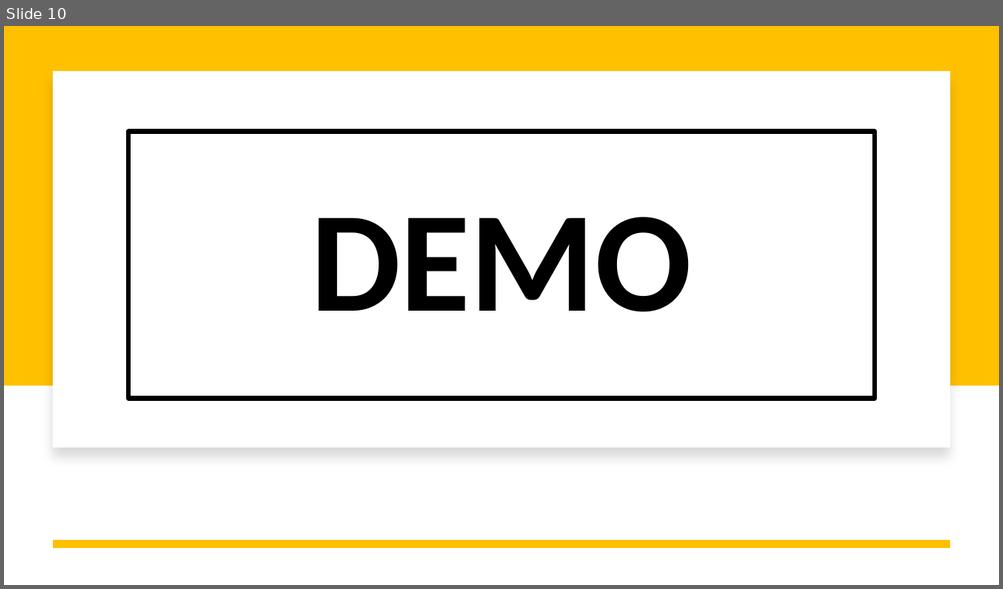
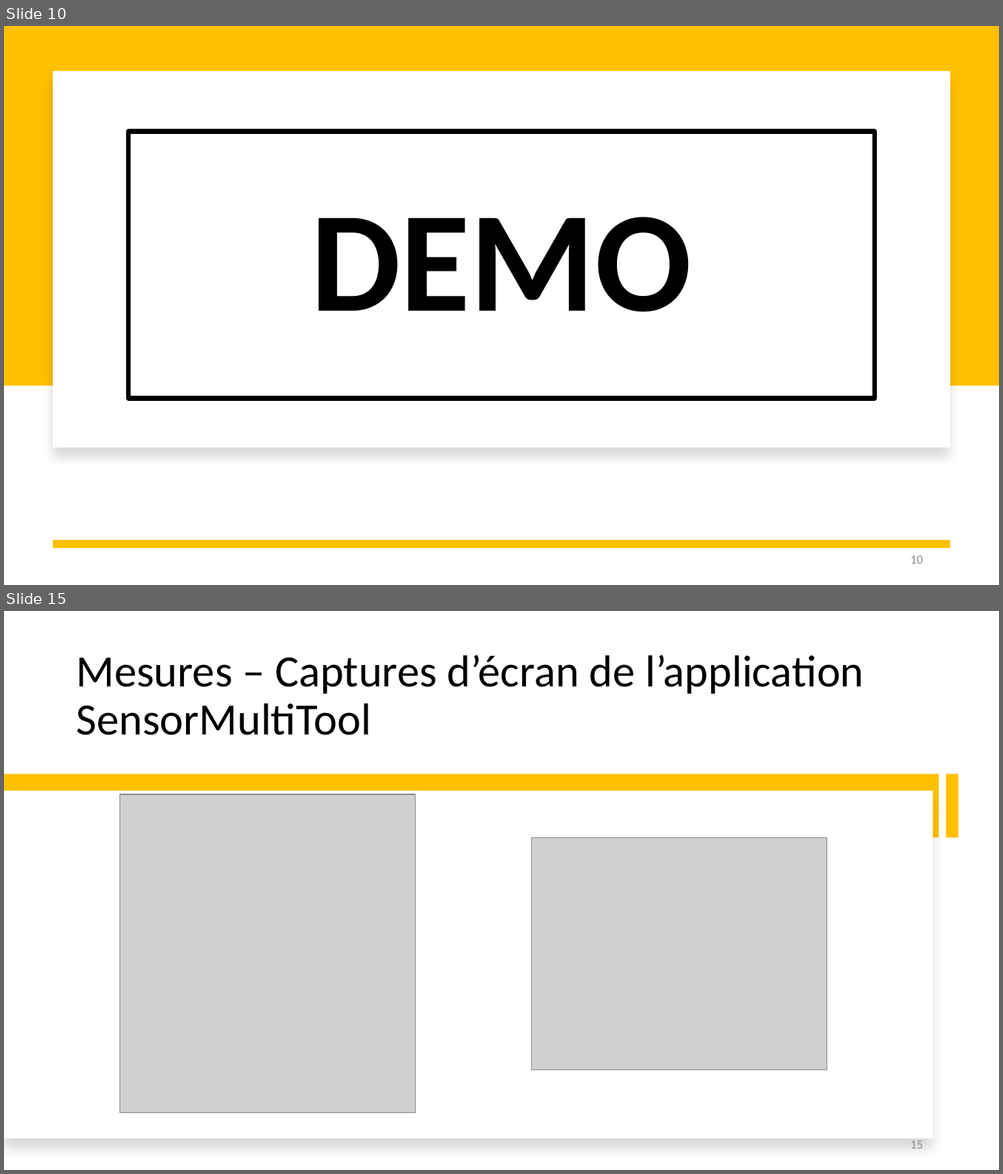
Before and after one commit to nimesh-t/Electronique-Numerique, a slide deck: Presentation/Presentation_Capteurs_BMP280.pptx. Shown one above the other, each under a label of ours: slide 10 before the commit, slides 10 and 15 after it; the slides between them are not shown. The pictures are 1003x589 and 1003x1174 pixels, drawn with LibreOffice and Linux fonts; fonts in the diff are those of the drawing; grey boxes stand for pictures. Boxes give left, top, right and bottom in pixels: in the first picture for what was removed or moved away, otherwise in the second. Text is boxed around its words. In the diff, an @@ line names an element or a change of style, - is before the commit and + after.

```diff
--- a/Presentation/Presentation_Capteurs_BMP280.pptx
+++ b/Presentation/Presentation_Capteurs_BMP280.pptx
@@ slide 15 added at [4,611,999,1170], background #FFFFFF @@
@@ title added at [77,655,864,735], 43.2 pt, text #000000 @@
+Mesures – Captures d’écran de l’application SensorMultiTool
@@ rectangle added at [4,775,939,838], fill #FFC000 @@
@@ rectangle added at [945,775,959,838], fill #FFC000 @@
@@ rectangle added at [4,791,933,1139], fill #FFFFFF @@
@@ picture added at [119,795,415,1113] @@
@@ picture added at [532,838,827,1071] @@
@@ page number added at [910,1141,922,1149], 12 pt, text #8C8C8C @@
+15
@@ slide 10 changed as well @@
@@ page number added at [910,556,922,564], 12 pt, text #8C8C8C @@
+10
```
Also in this commit, not shown: 9 other slides changed, 6 other slides added.
